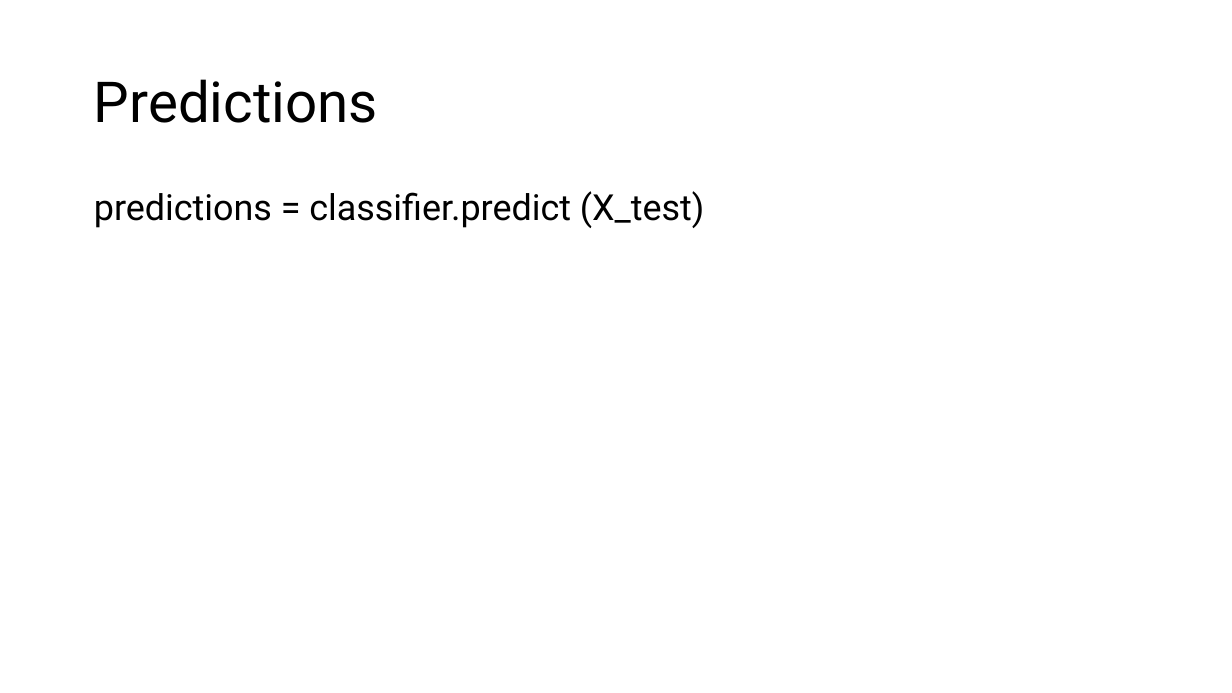
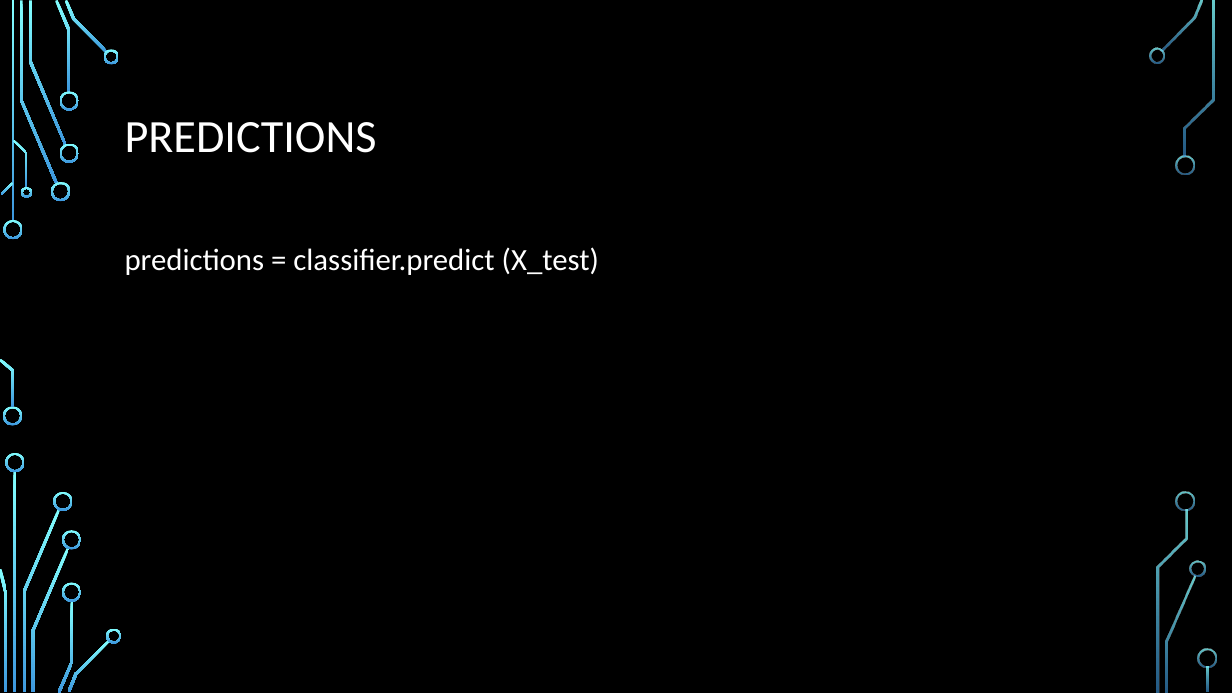
Before and after one commit to ddaniel2024/Project-4, a slide deck: slide 13 of Employee Attrition Prediction Presentation.pptx (slide 10 before the commit). Drawn at 1232x693 pixels with LibreOffice and Linux fonts; fonts in the diff are those of the drawing; background and template pictures are left out. Boxes give left, top, right and bottom in pixels: in the first picture for what was removed or moved away, otherwise in the second. Text is boxed around its words. In the diff, an @@ line names an element or a change of style, - is before the commit and + after.

```diff
--- a/Employee Attrition Prediction Presentation.pptx
+++ b/Employee Attrition Prediction Presentation.pptx
@@ background #FFFFFF to picture (left out) @@
@@ title at <box>125,122,377,153</box>: text changed; size 44 to 36 pt; font Roboto to Calibri; text colour #000000 to #FFFFFF @@
-Predictions
+PREDICTIONS
@@ text "predictions = classifier.predict (X_test)": place and size @@
-text "predictions = classifier.predict (X_test)" at <box>94,191,704,228</box>
+text "predictions = classifier.predict (X_test)" at <box>125,247,599,275</box>
@@ text "predictions = classifier.predict (X_test)" at <box>125,247,599,275</box>: size 28 to 24 pt, font Roboto to Calibri, text colour #000000 to #FFFFFF; line spacing 0.9 to 1.2 @@
@@ group added at <box>0,0,1217,693</box>: 33 freeform shapes, 3 rectangles @@
```
Also in this commit, not shown: 13 other slides changed, 4 slides added, 2 slides removed, 1 other file.
